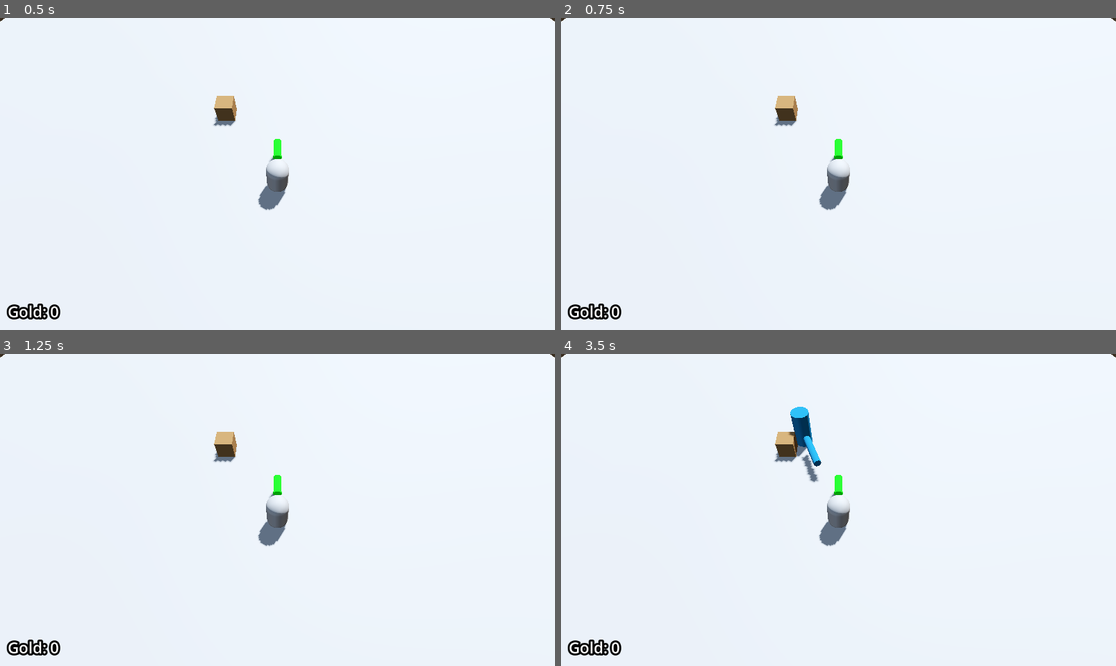
Above: before the commit, frames 1-4 (two rows, left to right).
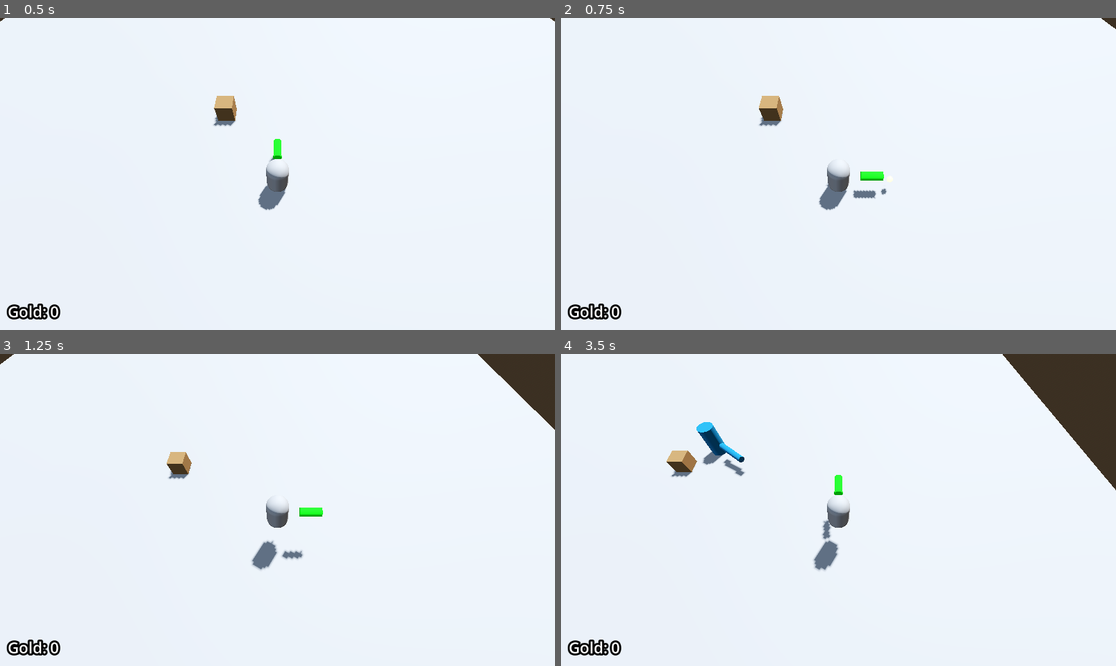
Above: after the commit, the same moments.

Repository: Ra-vanTech/ProjectBoozeArmy
Game: Godot game, scene res://Escena1_BoozeArmy.tscn
Two runs of this game, one before a commit and one after it. Both use one fixed random seed, a clock stepped at 60 frames per second and the inputs below.
Inputs (mouse positions are in pixels of both pictures, inside the frame that each line leads up to):
- Up to frame 1 (0.5 s): no input
- Up to frame 2 (0.75 s): tap Enter at 0.5 s; move the mouse to (960, 158) at 0.52 s; hold D (move_right) from 0.53 s (still down); right-click (960, 158) at 0.6 s
- Up to frame 3 (1.25 s): keep holding D (move_right); tap Space (jump) at 0.77 s
- Up to frame 4 (3.5 s): move the mouse to (727, 525) at 1.27 s; release D (move_right) at 1.28 s; hold S (move_back) 1.28-2.03 s; right-click (727, 525) at 1.35 s; tap Space (jump) at 1.52, 3.02 s; move the mouse to (894, 441) at 2.02 s; hold D (move_right) 2.03-2.78 s; right-click (894, 441) at 2.1 s; move the mouse to (810, 572) at 2.77 s; hold W (move_forward) from 2.78 s (still down); right-click (810, 572) at 2.85 s

Frame 1 is identical in both runs. In frame 2, 1.0% of the frame differs, in the area x 0-100%, y 0-62%; in frame 3, 3.2%; in frame 4, 6.8%, in the area x 0-100%, y 0-70%.

Commit message:
[refactor] Reubicación de archivos

Diff:
--- a/entities/player/scenes/player_test.tscn
+++ b/entities/player/scenes/player_test.tscn
@@ -3,12 +3,12 @@
 [ext_resource type="Script" uid="uid://b2utb5hqprrnp" path="res://entities/player/scripts/player.gd" id="1_87kod"]
 [ext_resource type="Script" uid="uid://b33qhtcbiwyen" path="res://entities/player/shared_components/components/InputComponent.gd" id="1_fc5vt"]
 [ext_resource type="Script" uid="uid://cet3rr2bu208v" path="res://entities/shared_components/MovementComponent.gd" id="2_ucsmf"]
-[ext_resource type="Script" uid="uid://cgcausgdv1lnp" path="res://core/state/shared_state/idle.gd" id="3_6tei6"]
+[ext_resource type="Script" uid="uid://cgcausgdv1lnp" path="res://entities/player/states/idle.gd" id="3_6tei6"]
 [ext_resource type="Script" uid="uid://iin3yxgmowr1" path="res://entities/shared_components/HealthComponent.gd" id="4_20dgb"]
-[ext_resource type="Script" uid="uid://djr2hdyh2qthi" path="res://core/state/shared_state/moving.gd" id="4_621nv"]
+[ext_resource type="Script" uid="uid://djr2hdyh2qthi" path="res://entities/player/states/moving.gd" id="4_621nv"]
 [ext_resource type="Script" uid="uid://ccuyrq1cbmgww" path="res://entities/shared_components/HitBoxComponent.gd" id="5_7mveo"]
 [ext_resource type="Script" uid="uid://u6onrpfll0j8" path="res://entities/player/states/jumping.gd" id="5_f4mq5"]
-[ext_resource type="Script" uid="uid://bhibx0ldhclun" path="res://core/state/shared_state/falling.gd" id="6_147ks"]
+[ext_resource type="Script" uid="uid://bhibx0ldhclun" path="res://entities/player/states/falling.gd" id="6_147ks"]
 [ext_resource type="Script" uid="uid://dg58ii4f2iy6e" path="res://core/state/state_machine.gd" id="6_588vb"]
 
 [sub_resource type="CapsuleMesh" id="CapsuleMesh_ucsmf"]
